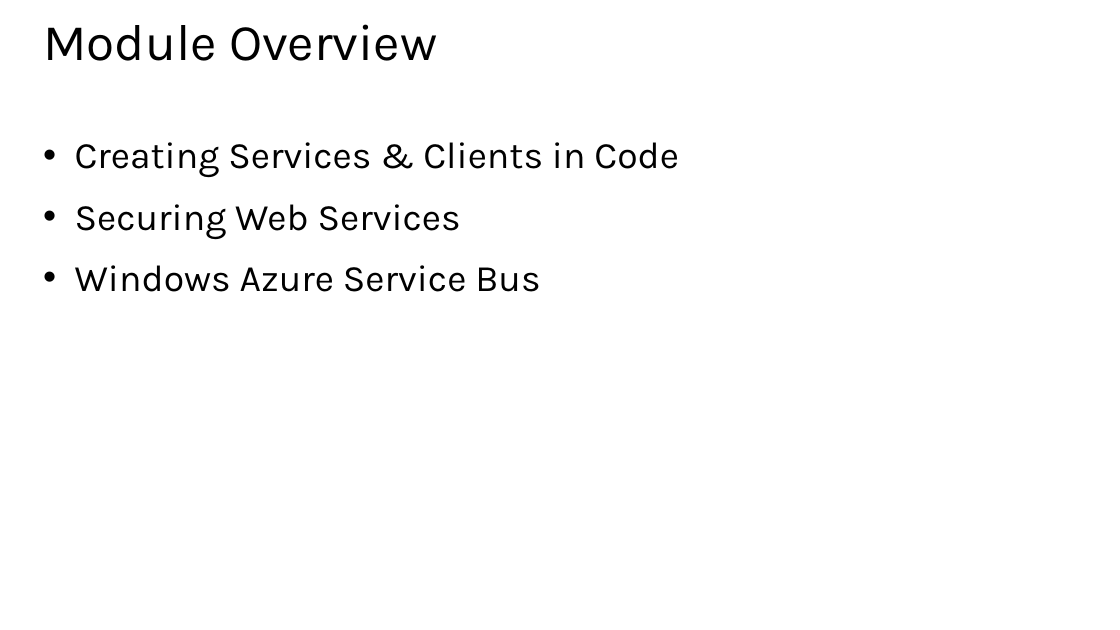
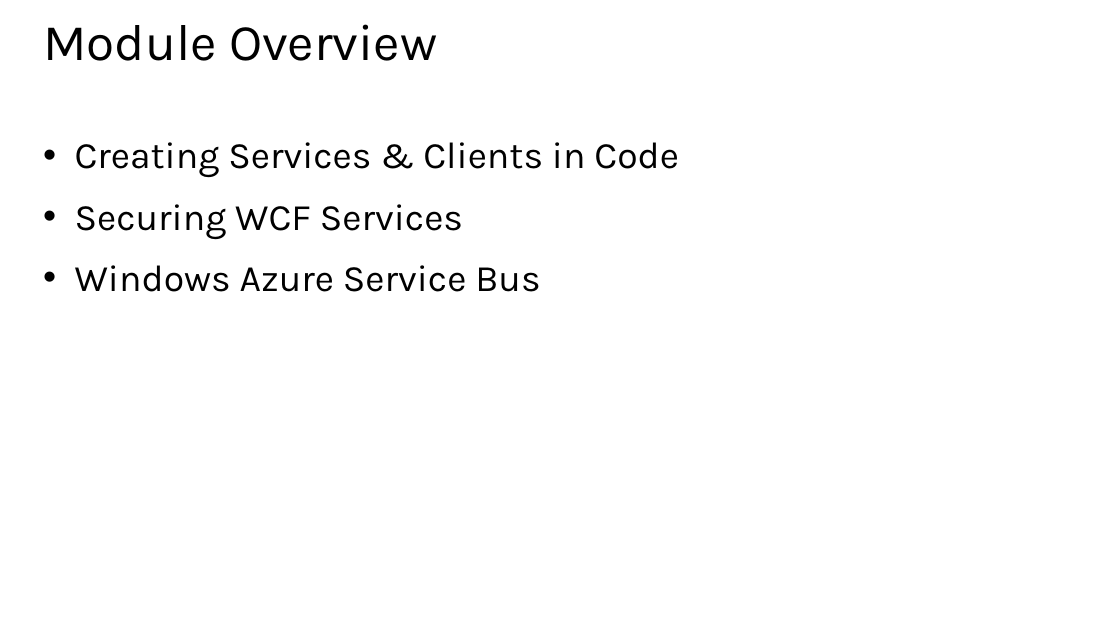
Before and after one commit to BretStateham/MVAWebServicesAndAzure, a slide deck: slide 2 of 07-AdvancedTopics/07-AdvancedTopics.pptx. Drawn at 1120x630 pixels with LibreOffice and Linux fonts; fonts in the diff are those of the drawing. Boxes give left, top, right and bottom in pixels: in the first picture for what was removed or moved away, otherwise in the second. Text is boxed around its words. In the diff, an @@ line names an element or a change of style, - is before the commit and + after.

```diff
--- a/07-AdvancedTopics/07-AdvancedTopics.pptx
+++ b/07-AdvancedTopics/07-AdvancedTopics.pptx
@@ text at [75, 204, 463, 240]: text changed @@
-• Securing Web Services
+• Securing WCF Services
```
Also in this commit, not shown: 1 other slide changed, 7 slides added, 5 other files.
